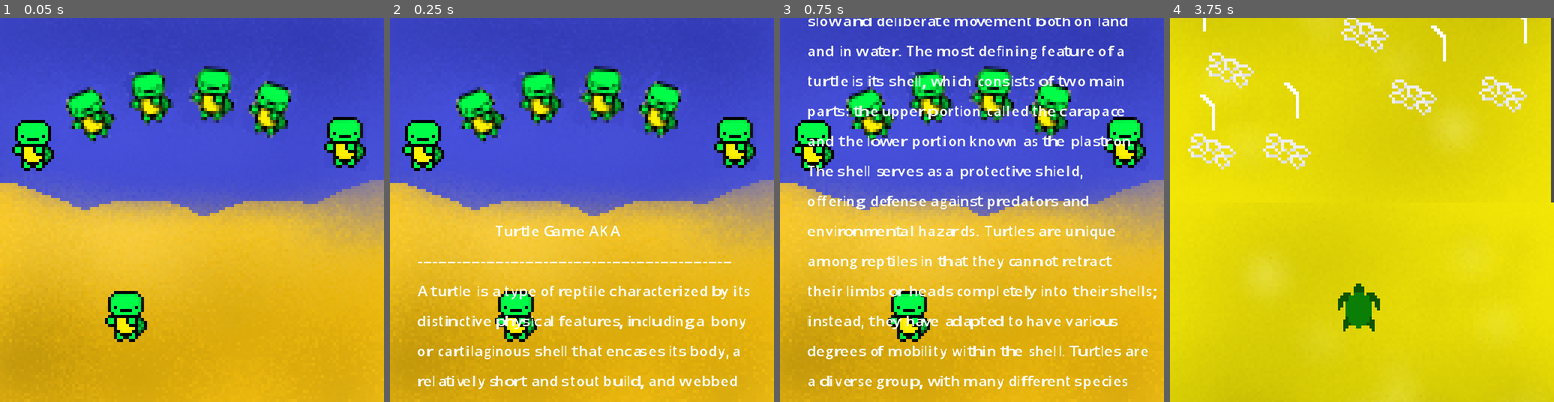
Above: before the commit, frames 1-4 (left to right).
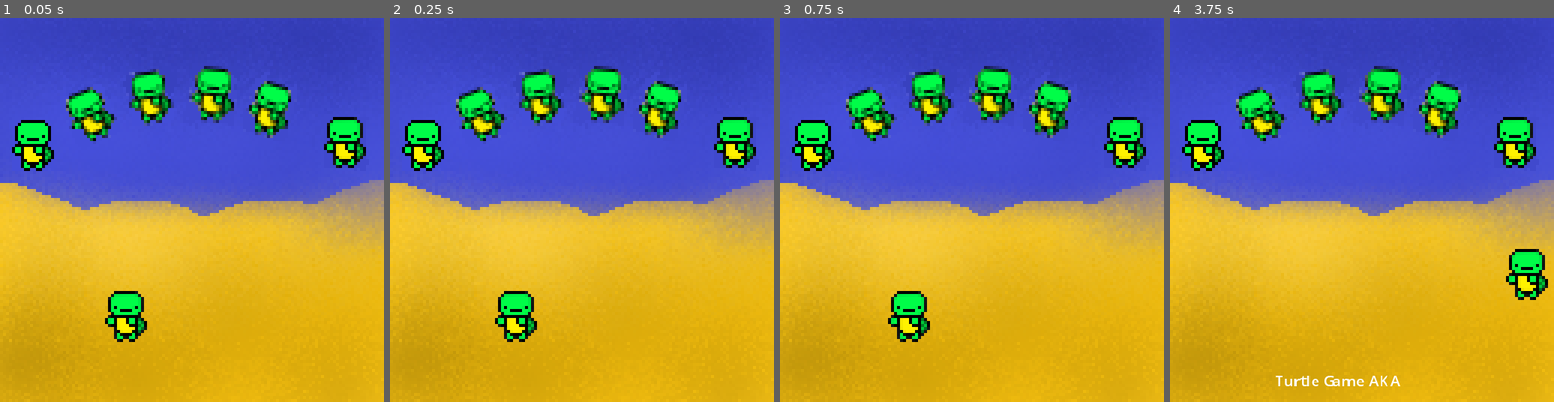
Above: after the commit, the same moments.

Repository: legojrp/turtle
Game: Godot game, scene res://src/level.tscn
The game is run twice, just before and just after one commit, with the same random seed, the same clock (stepped at 60 frames per second) and the same inputs.
Inputs (mouse positions are in pixels of both pictures, inside the frame that each line leads up to):
- Up to frame 1 (0.05 s): no input
- Up to frame 2 (0.25 s): no input
- Up to frame 3 (0.75 s): hold D (D) from 0.53 s (still down)
- Up to frame 4 (3.75 s): tap S (S) at 0.8, 1.35 s; release D (D) at 1.28 s; tap W (W) at 1.55 s; click (1354, 348) at 2 s, where only the run before the commit has a clickable "Start"; hold W (W) 2.78-3.53 s; tap D (D) at 3.05 s; tap A (A) at 3.6 s

Frame 1 is identical in both runs. In frame 2, 4.4% of the frame differs, in the area x 7-94%, y 54-97%; in frame 3, 12%; in frame 4, 98%, in the area x 0-100%, y 0-100%.

Commit message:
ding dong the turtle is dead

Diff:
--- a/project.godot
+++ b/project.godot
@@ -49,6 +49,16 @@
 , Object(InputEventKey,"resource_local_to_scene":false,"resource_name":"","device":-1,"window_id":0,"alt_pressed":false,"shift_pressed":false,"ctrl_pressed":false,"meta_pressed":false,"pressed":false,"keycode":0,"physical_keycode":4194321,"key_label":0,"unicode":0,"echo":false,"script":null)
 ]
 }
+debug={
+"deadzone": 0.5,
+"events": [Object(InputEventKey,"resource_local_to_scene":false,"resource_name":"","device":-1,"window_id":0,"alt_pressed":false,"shift_pressed":false,"ctrl_pressed":false,"meta_pressed":false,"pressed":false,"keycode":0,"physical_keycode":76,"key_label":0,"unicode":108,"echo":false,"script":null)
+]
+}
+debug2={
+"deadzone": 0.5,
+"events": [Object(InputEventKey,"resource_local_to_scene":false,"resource_name":"","device":-1,"window_id":0,"alt_pressed":false,"shift_pressed":false,"ctrl_pressed":false,"meta_pressed":false,"pressed":false,"keycode":0,"physical_keycode":92,"key_label":0,"unicode":92,"echo":false,"script":null)
+]
+}
 
 [rendering]
 
--- a/src/Static_levels/title.gd
+++ b/src/Static_levels/title.gd
@@ -1,5 +1,5 @@
 extends Node2D
-
+var speed = 0.09
 
 # Called when the node enters the scene tree for the first time.
 func _ready():
@@ -8,13 +8,17 @@
 # Called every frame. 'delta' is the elapsed time since the previous frame.
 func _physics_process(delta):
 	var label = get_node('text_turtle')
-	label.position.y -= 5
+	label.position.y -= speed
 	var start = get_node('Start')
 	if start.position.y >= 95:
-		start.position.y -= 5
+		start.position.y -= speed
 	var walt = get_node("Walter")
-	walt.position.y -= 5
+	walt.position.y -= speed
 
+	if Input.is_action_pressed("debug") && Input.is_action_pressed("debug2"):
+		speed = 20
+	else:
+		speed = 0.09
 
 
 func _on_start_pressed():
--- /dev/null
+++ b/src/map1.gd
@@ -0,0 +1,13 @@
+extends Node2D
+var rng = RandomNumberGenerator.new()
+
+# Called when the node enters the scene tree for the first time.
+func _ready():
+	pass # Replace with function body.
+
+
+# Called every frame. 'delta' is the elapsed time since the previous frame.
+func _process(delta):
+	for i in range(100):
+		if i == 1:
+			if rng.randi_range(1, 10) == 5:
--- a/src/map1.tscn
+++ b/src/map1.tscn
@@ -393,16 +393,16 @@
 position = Vector2(-26, -230)
 
 [node name="crab2" parent="beach_plastic/crabs" instance=ExtResource("8_4b5w4")]
-position = Vector2(16, -239)
+position = Vector2(20, -237)
 
 [node name="crab3" parent="beach_plastic/crabs" instance=ExtResource("8_4b5w4")]
-position = Vector2(1, -274)
+position = Vector2(-33, -279)
 
 [node name="crab4" parent="beach_plastic/crabs" instance=ExtResource("8_4b5w4")]
-position = Vector2(-21, -298)
+position = Vector2(15, -282)
 
 [node name="crab5" parent="beach_plastic/crabs" instance=ExtResource("8_4b5w4")]
-position = Vector2(-30, -260)
+position = Vector2(-23, -254)
 
 [node name="crab6" parent="beach_plastic/crabs" instance=ExtResource("8_4b5w4")]
 position = Vector2(-47, -446)
--- a/src/obstacles/crab.tscn
+++ b/src/obstacles/crab.tscn
@@ -4,7 +4,7 @@
 [ext_resource type="Texture2D" uid="uid://brfksavvhf7s0" path="res://src/resources/crabss.png" id="1_xdj8o"]
 
 [sub_resource type="RectangleShape2D" id="RectangleShape2D_71qe2"]
-size = Vector2(16, 15)
+size = Vector2(16, 13)
 
 [node name="crab" type="CharacterBody2D"]
 script = ExtResource("1_ixejj")
@@ -15,5 +15,5 @@
 texture = ExtResource("1_xdj8o")
 
 [node name="CollisionShape2D" type="CollisionShape2D" parent="."]
-position = Vector2(1, -11.5)
+position = Vector2(1, -12)
 shape = SubResource("RectangleShape2D_71qe2")
--- /dev/null
+++ b/src/obstacles/wave.gd
@@ -0,0 +1,6 @@
+extends CharacterBody2D
+
+
+func _physics_process(delta):
+	velocity.y += 1
+	position += velocity
--- /dev/null
+++ b/src/obstacles/wave.tscn
@@ -0,0 +1,11 @@
+[gd_scene load_steps=3 format=3 uid="uid://dr8q3wl2lcgsh"]
+
+[ext_resource type="Texture2D" uid="uid://cschy4dbwevw3" path="res://src/resources/wave.png" id="1_8yy2b"]
+[ext_resource type="Script" path="res://src/obstacles/wave.gd" id="1_sggr5"]
+
+[node name="CharacterBody2D" type="CharacterBody2D"]
+script = ExtResource("1_sggr5")
+
+[node name="Wave" type="Sprite2D" parent="."]
+position = Vector2(1, -8)
+texture = ExtResource("1_8yy2b")
--- a/src/turtle/turtle.tscn
+++ b/src/turtle/turtle.tscn
@@ -4,7 +4,7 @@
 [ext_resource type="Texture2D" uid="uid://btmet8a3qbq0h" path="res://src/resources/turtle.png" id="2_d7pp8"]
 
 [sub_resource type="RectangleShape2D" id="RectangleShape2D_lwhnj"]
-size = Vector2(8, 10)
+size = Vector2(8, 9)
 
 [node name="turtle" type="CharacterBody2D"]
 script = ExtResource("1_i3tl0")
@@ -15,7 +15,7 @@
 texture = ExtResource("2_d7pp8")
 
 [node name="CollisionShape2D" type="CollisionShape2D" parent="."]
-position = Vector2(-1, -8)
+position = Vector2(-1, -8.5)
 shape = SubResource("RectangleShape2D_lwhnj")
 metadata/Plastic = "plastic"
 
Binary file removed: src/bin/index.apple-touch-icon.png
Not shown, removed: src/bin/index.apple-touch-icon.png.import
Binary file removed: src/bin/index.icon.png
Not shown, removed: src/bin/index.icon.png.import
Binary file removed: src/bin/index.png
Not shown, removed: src/bin/index.png.import
Not shown, removed: src/bin/index.audio.worklet.js
Not shown, removed: src/bin/index.html
Not shown, removed: src/bin/index.js
Not shown, removed: src/bin/index.pck
Not shown, changed: src/bin/index.wasm
Not shown, removed: src/bin/index.worker.js
